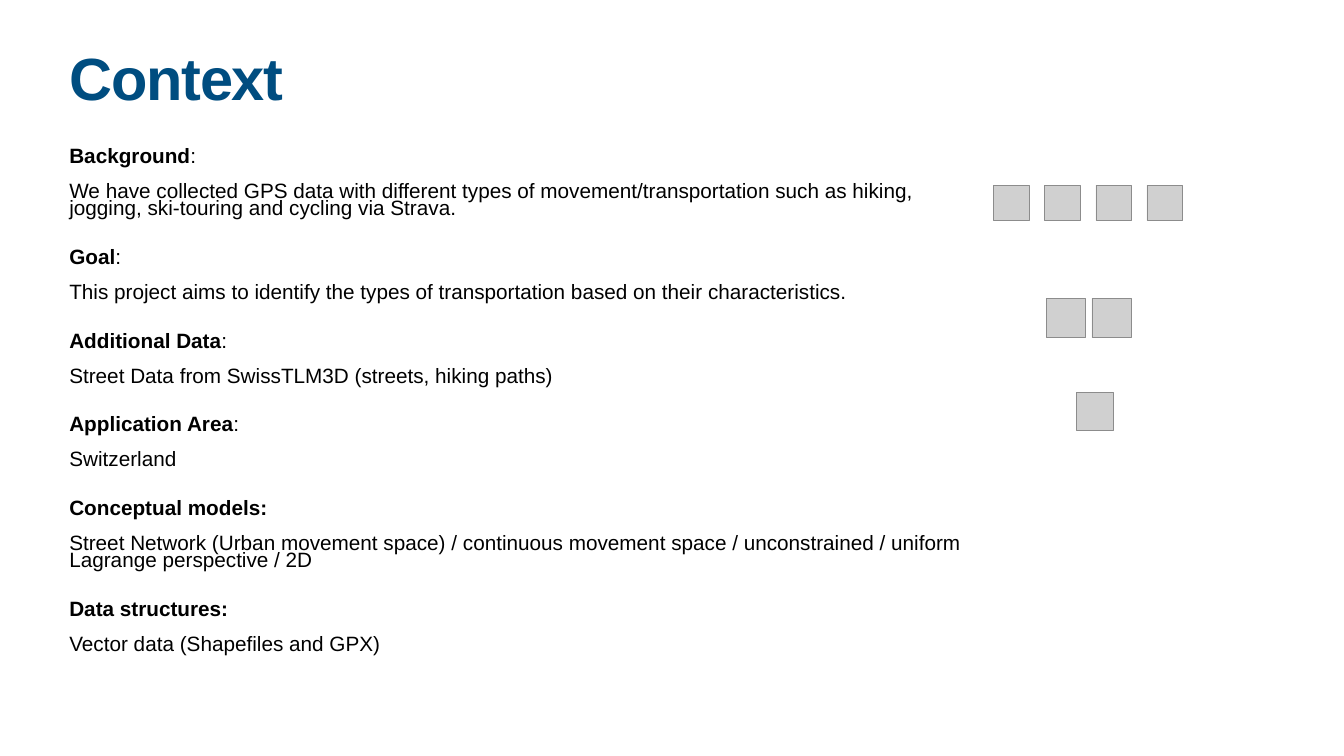
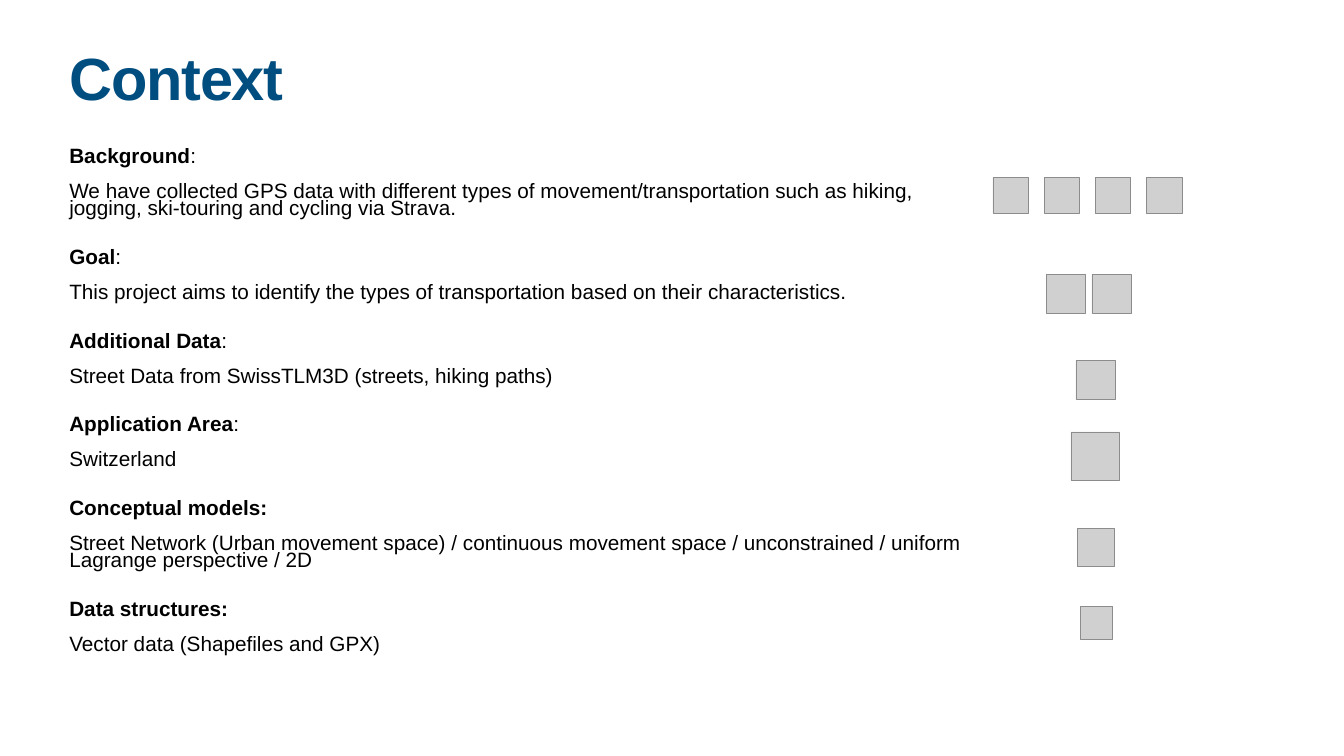
Before and after one commit to jonglr/GEO880-Project, a slide deck: slide 2 of Presentation.pptx. Drawn at 1344x756 pixels with LibreOffice and Linux fonts; fonts in the diff are those of the drawing; grey boxes stand for pictures. Boxes give left, top, right and bottom in pixels: in the first picture for what was removed or moved away, otherwise in the second. Text is boxed around its words. In the diff, an @@ line names an element or a change of style, - is before the commit and + after.

```diff
--- a/Presentation.pptx
+++ b/Presentation.pptx
@@ 4 pictures: place and size @@
-4 pictures at box(993, 185, 1183, 221)
+4 pictures at box(993, 178, 1182, 214)
@@ picture: place and size @@
-picture at box(1046, 298, 1085, 338)
+picture at box(1046, 275, 1085, 314)
@@ picture: place and size @@
-picture at box(1092, 298, 1131, 338)
+picture at box(1092, 275, 1131, 314)
@@ picture added at box(1076, 360, 1116, 400) @@
@@ picture removed at box(1076, 393, 1113, 430) @@
@@ picture added at box(1071, 432, 1119, 480) @@
@@ picture added at box(1077, 529, 1114, 566) @@
@@ picture added at box(1080, 607, 1113, 639) @@
```
Also in this commit, not shown: 4 other slides changed, 1 slide added.
